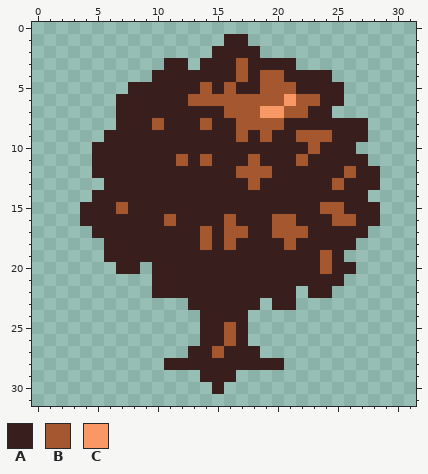
Edited in one commit: pixel-art sprite (assets/tree.gif). Above: the version before the commit.
The file is 32x32 pixels.
Palette (. is transparent): A #381f1e  B #a5572f  C #f79865
Pixels before, first column x 4:
 1 ............AA...........
 2 ...........AAAA..........
 3 .......AA.AAABAAAA.......
 4 ......AAAAAAABABBAAAA....
 5 ....AAAAAABABAABBBAAAA...
 6 ...AAAAAABBBBBBBBCBBAA...
 7 ...AAAAAAAAABBBCCBBAA....
 8 ...AAABAAABAABBBBAAAAAAA.
 9 ..AAAAAAAAAAABABAABBBAAA.
10 .AAAAAAAAAAAAAAAAAABAAA..
11 .AAAAAAABABAAABAAABAAAAA.
12 .AAAAAAAAAAAABBBAAAAAABAA
13 ..AAAAAAAAAAAABAAAAAABAAA
14 .AAAAAAAAAAAAAAAAAAAAAAA.
15 AAABAAAAAAAAAAAAAAAABBAAA
16 AAAAAAABAAAABAAABBAAABBAA
17 .AAAAAAAAABABBAABBBAAAAA.
18 ..AAAAAAAABABAAAABAAAAA..
19 ..AAAAAAAAAAAAAAAAAABA...
20 ...AA.AAAAAAAAAAAAAABAA..
21 ......AAAAAAAAAAAAAAAA...
22 ......AAAAAAAAAAAA.AA....
23 .........AAAAAA.AA.......
24 ..........AAAA...........
25 ..........AABA...........
26 ..........AABA...........
27 .........AABAAA..........
28 .......AAAAAAAAAA........
29 ..........AAA............
30 ...........A.............
After the commit:
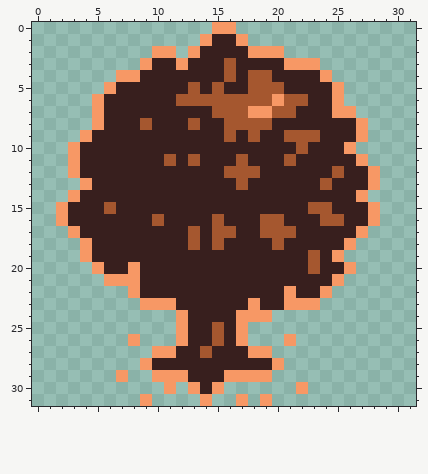
The edit:
Changed rows in their new state; - is an unchanged pixel.
first column x 2:
 0 -------------CC------------
 1 ------------CA-C-----------
 2 --------CC-CA---CCC--------
 3 -------CA-CA--BA---CCC-----
 4 -----CCA------BAB-A---C----
 5 ----CA-----BABA-B--A---C---
 6 ---CA-----B-------CB-A-C---
 7 ---CA--------B--C-B-A--CC--
 8 ---CA--BA--BA-B---A------C-
 9 --CA----------BABA-B--A--C-
10 -CA-----------------BA--C--
11 -CA------BABA--BA--BA----C-
12 -CA-----------B--A-----BA-C
13 --CA-----------BA-----BA--C
14 -CA----------------------C-
15 CA--BA---------------B-A--C
16 CA------BA---BA--B-A--B-A-C
17 -CA--------BAB-A-B--A----C-
18 --CA-------BABA---BA----C--
19 --CA-----------------BAC---
20 ---CA-CA-------------BA-C--
21 ----CCCA---------------C---
22 ------CA-----------CA-C----
23 -------CCCA-----CA-CCC-----
24 ----------CA---CCC---------
25 ----------CA-BAC-----------
26 ------C---CA-BAC---C-------
27 --------CCA-BA--CC---------
28 -------CA---------C--------
29 -----C--CCCA--CCCC---------
30 ---------C-CAC------C------
31 -------C----C--C-C---------
Pixel boxes of the changes (left, top, right, bottom) in both pictures:
changed: (56, 22, 380, 406)
